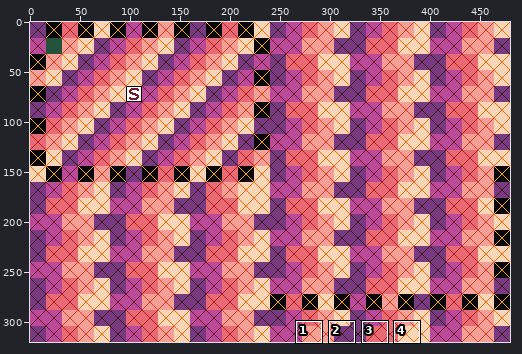
File history of a pixel-art file, modules/opal/examples/data/TestLevel.aseprite. Above: a wide view before the commit, with the close-up outlined.
Close-up. Before the edit:
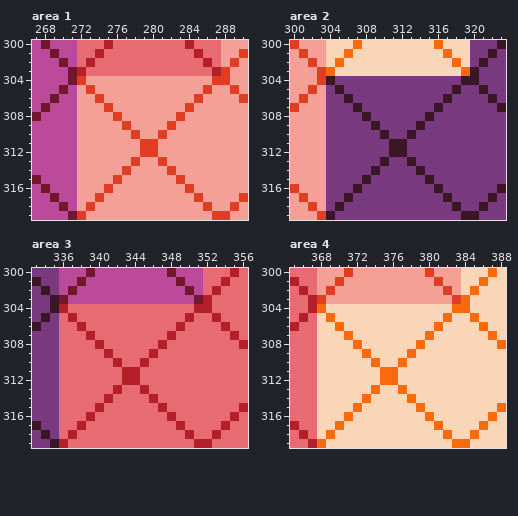
480x320 pixels, 1 frame. Shown: area 1: x 267..290, y 300..319; area 2: x 300..323, y 300..319; area 3: x 333..356, y 300..319; area 4: x 365..388, y 300..319. The commit also changed other parts of the picture, which this record leaves out.
Now the later version:
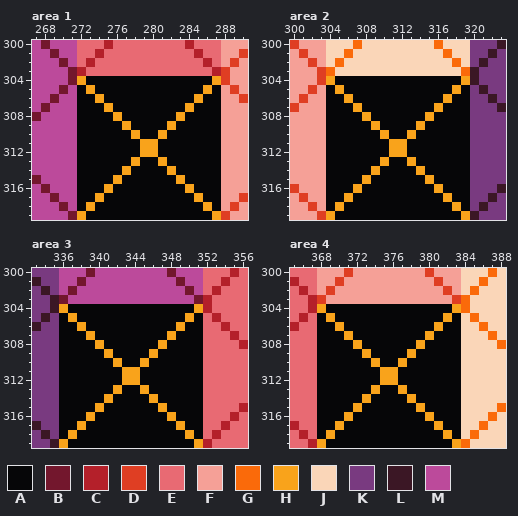
Palette (. is transparent): A #060608  B #73172d  C #b4202a  D #df3e23  E #e86a73  F #f5a097  G #fa6a0a  H #f9a31b  J #fad6b8  K #793a80  L #3b1725  M #bc4a9b
Change:
--- area 1, layer "Solids"
@@ x 267..290 @@
 303 MMMMBCEEEEEEEEEEEEEECDFF
-304 MMMMBDFFFFFFFFFFFFFFDDFF
-305 MMMBMFDFFFFFFFFFFFFDFFDF
-306 MMBMMFFDFFFFFFFFFFDFFFFD
-307 MBMMMFFFDFFFFFFFFDFFFFFF
-308 BMMMMFFFFDFFFFFFDFFFFFFF
-309 MMMMMFFFFFDFFFFDFFFFFFFF
-310 MMMMMFFFFFFDFFDFFFFFFFFF
-311 MMMMMFFFFFFFDDFFFFFFFFFF
-312 MMMMMFFFFFFFDDFFFFFFFFFF
-313 MMMMMFFFFFFDFFDFFFFFFFFF
-314 MMMMMFFFFFDFFFFDFFFFFFFF
-315 BMMMMFFFFDFFFFFFDFFFFFFF
-316 MBMMMFFFDFFFFFFFFDFFFFFF
-317 MMBMMFFDFFFFFFFFFFDFFFFD
-318 MMMBMFDFFFFFFFFFFFFDFFDF
-319 MMMMBDFFFFFFFFFFFFFFDDFF
+304 MMMMBHAAAAAAAAAAAAAAHDFF
+305 MMMBMAHAAAAAAAAAAAAHAFDF
+306 MMBMMAAHAAAAAAAAAAHAAFFD
+307 MBMMMAAAHAAAAAAAAHAAAFFF
+308 BMMMMAAAAHAAAAAAHAAAAFFF
+309 MMMMMAAAAAHAAAAHAAAAAFFF
+310 MMMMMAAAAAAHAAHAAAAAAFFF
+311 MMMMMAAAAAAAHHAAAAAAAFFF
+312 MMMMMAAAAAAAHHAAAAAAAFFF
+313 MMMMMAAAAAAHAAHAAAAAAFFF
+314 MMMMMAAAAAHAAAAHAAAAAFFF
+315 BMMMMAAAAHAAAAAAHAAAAFFF
+316 MBMMMAAAHAAAAAAAAHAAAFFF
+317 MMBMMAAHAAAAAAAAAAHAAFFD
+318 MMMBMAHAAAAAAAAAAAAHAFDF
+319 MMMMBHAAAAAAAAAAAAAAHDFF
--- area 2, layer "Solids"
@@ x 300..323 @@
 303 FFFDGJJJJJJJJJJJJJJGLKKK
-304 FFFDLKKKKKKKKKKKKKKLLKKK
-305 FFDFKLKKKKKKKKKKKKLKKLKK
-306 FDFFKKLKKKKKKKKKKLKKKKLK
-307 DFFFKKKLKKKKKKKKLKKKKKKL
-308 FFFFKKKKLKKKKKKLKKKKKKKK
-309 FFFFKKKKKLKKKKLKKKKKKKKK
-310 FFFFKKKKKKLKKLKKKKKKKKKK
-311 FFFFKKKKKKKLLKKKKKKKKKKK
-312 FFFFKKKKKKKLLKKKKKKKKKKK
-313 FFFFKKKKKKLKKLKKKKKKKKKK
-314 FFFFKKKKKLKKKKLKKKKKKKKK
-315 FFFFKKKKLKKKKKKLKKKKKKKK
-316 DFFFKKKLKKKKKKKKLKKKKKKL
-317 FDFFKKLKKKKKKKKKKLKKKKLK
-318 FFDFKLKKKKKKKKKKKKLKKLKK
-319 FFFDLKKKKKKKKKKKKKKLLKKK
+304 FFFDHAAAAAAAAAAAAAAHLKKK
+305 FFDFAHAAAAAAAAAAAAHAKLKK
+306 FDFFAAHAAAAAAAAAAHAAKKLK
+307 DFFFAAAHAAAAAAAAHAAAKKKL
+308 FFFFAAAAHAAAAAAHAAAAKKKK
+309 FFFFAAAAAHAAAAHAAAAAKKKK
+310 FFFFAAAAAAHAAHAAAAAAKKKK
+311 FFFFAAAAAAAHHAAAAAAAKKKK
+312 FFFFAAAAAAAHHAAAAAAAKKKK
+313 FFFFAAAAAAHAAHAAAAAAKKKK
+314 FFFFAAAAAHAAAAHAAAAAKKKK
+315 FFFFAAAAHAAAAAAHAAAAKKKK
+316 DFFFAAAHAAAAAAAAHAAAKKKL
+317 FDFFAAHAAAAAAAAAAHAAKKLK
+318 FFDFAHAAAAAAAAAAAAHAKLKK
+319 FFFDHAAAAAAAAAAAAAAHLKKK
--- area 3, layer "Solids"
@@ x 333..356 @@
 303 KKLBMMMMMMMMMMMMMMBCEEEE
-304 KKLCEEEEEEEEEEEEEECCEEEE
-305 KLKECEEEEEEEEEEEECEECEEE
-306 LKKEECEEEEEEEEEECEEEECEE
-307 KKKEEECEEEEEEEECEEEEEECE
-308 KKKEEEECEEEEEECEEEEEEEEC
-309 KKKEEEEECEEEECEEEEEEEEEE
-310 KKKEEEEEECEECEEEEEEEEEEE
-311 KKKEEEEEEECCEEEEEEEEEEEE
-312 KKKEEEEEEECCEEEEEEEEEEEE
-313 KKKEEEEEECEECEEEEEEEEEEE
-314 KKKEEEEECEEEECEEEEEEEEEE
-315 KKKEEEECEEEEEECEEEEEEEEC
-316 KKKEEECEEEEEEEECEEEEEECE
-317 LKKEECEEEEEEEEEECEEEECEE
-318 KLKECEEEEEEEEEEEECEECEEE
-319 KKLCEEEEEEEEEEEEEECCEEEE
+304 KKLHAAAAAAAAAAAAAAHCEEEE
+305 KLKAHAAAAAAAAAAAAHAECEEE
+306 LKKAAHAAAAAAAAAAHAAEECEE
+307 KKKAAAHAAAAAAAAHAAAEEECE
+308 KKKAAAAHAAAAAAHAAAAEEEEC
+309 KKKAAAAAHAAAAHAAAAAEEEEE
+310 KKKAAAAAAHAAHAAAAAAEEEEE
+311 KKKAAAAAAAHHAAAAAAAEEEEE
+312 KKKAAAAAAAHHAAAAAAAEEEEE
+313 KKKAAAAAAHAAHAAAAAAEEEEE
+314 KKKAAAAAHAAAAHAAAAAEEEEE
+315 KKKAAAAHAAAAAAHAAAAEEEEC
+316 KKKAAAHAAAAAAAAHAAAEEECE
+317 LKKAAHAAAAAAAAAAHAAEECEE
+318 KLKAHAAAAAAAAAAAAHAECEEE
+319 KKLHAAAAAAAAAAAAAAHCEEEE
--- area 4, layer "Solids"
@@ x 365..388 @@
 303 EECDFFFFFFFFFFFFFFDGJJJJ
-304 EECGJJJJJJJJJJJJJJGGJJJJ
-305 ECEJGJJJJJJJJJJJJGJJGJJJ
-306 CEEJJGJJJJJJJJJJGJJJJGJJ
-307 EEEJJJGJJJJJJJJGJJJJJJGJ
-308 EEEJJJJGJJJJJJGJJJJJJJJG
-309 EEEJJJJJGJJJJGJJJJJJJJJJ
-310 EEEJJJJJJGJJGJJJJJJJJJJJ
-311 EEEJJJJJJJGGJJJJJJJJJJJJ
-312 EEEJJJJJJJGGJJJJJJJJJJJJ
-313 EEEJJJJJJGJJGJJJJJJJJJJJ
-314 EEEJJJJJGJJJJGJJJJJJJJJJ
-315 EEEJJJJGJJJJJJGJJJJJJJJG
-316 EEEJJJGJJJJJJJJGJJJJJJGJ
-317 CEEJJGJJJJJJJJJJGJJJJGJJ
-318 ECEJGJJJJJJJJJJJJGJJGJJJ
-319 EECGJJJJJJJJJJJJJJGGJJJJ
+304 EECHAAAAAAAAAAAAAAHGJJJJ
+305 ECEAHAAAAAAAAAAAAHAJGJJJ
+306 CEEAAHAAAAAAAAAAHAAJJGJJ
+307 EEEAAAHAAAAAAAAHAAAJJJGJ
+308 EEEAAAAHAAAAAAHAAAAJJJJG
+309 EEEAAAAAHAAAAHAAAAAJJJJJ
+310 EEEAAAAAAHAAHAAAAAAJJJJJ
+311 EEEAAAAAAAHHAAAAAAAJJJJJ
+312 EEEAAAAAAAHHAAAAAAAJJJJJ
+313 EEEAAAAAAHAAHAAAAAAJJJJJ
+314 EEEAAAAAHAAAAHAAAAAJJJJJ
+315 EEEAAAAHAAAAAAHAAAAJJJJG
+316 EEEAAAHAAAAAAAAHAAAJJJGJ
+317 CEEAAHAAAAAAAAAAHAAJJGJJ
+318 ECEAHAAAAAAAAAAAAHAJGJJJ
+319 EECHAAAAAAAAAAAAAAHGJJJJ
Changed places in both close-ups, as pixel boxes (x1, y1, x2, y2):
changed: (77, 76, 221, 220)
changed: (326, 76, 470, 220)
changed: (59, 304, 203, 448)
changed: (317, 304, 461, 448)
